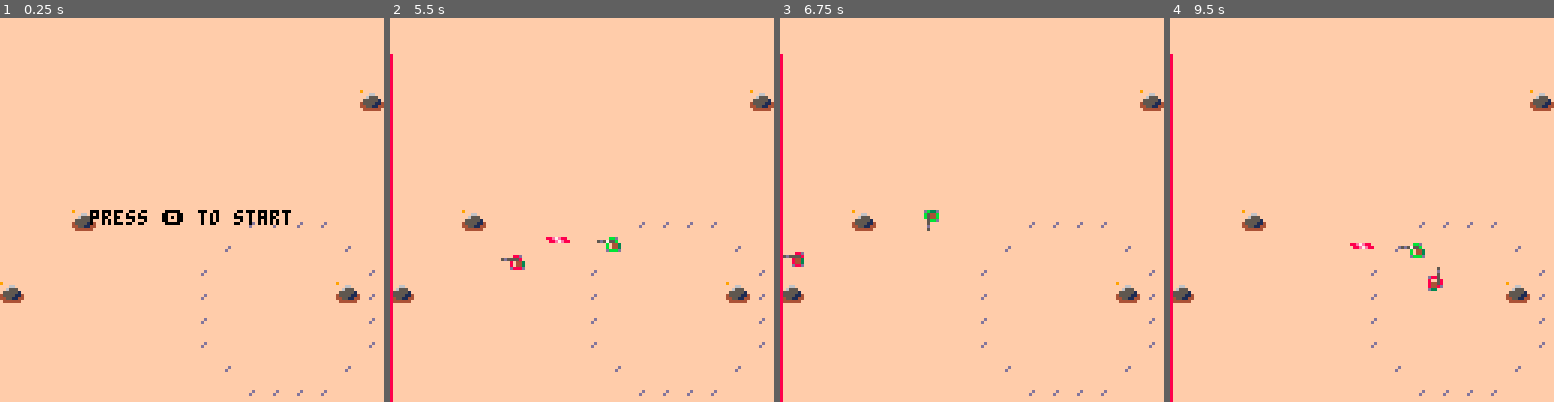
Above: before the commit, frames 1-4 (left to right).
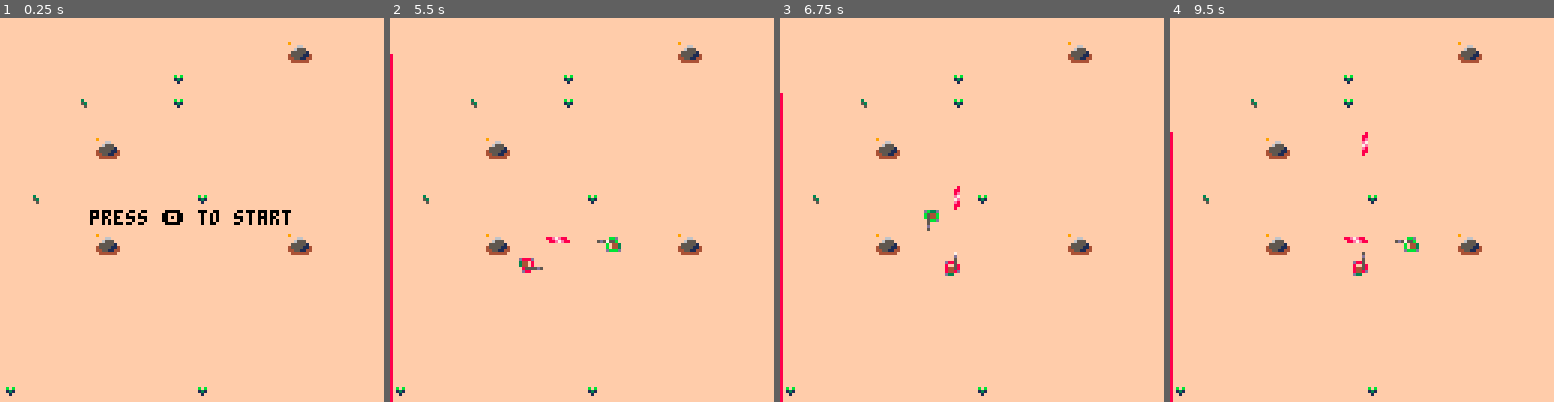
Above: after the commit, the same moments.

Repository: eduszesz/shmup
Game: PICO-8 cartridge topshooter.p8
Two runs of this game, one before a commit and one after it. Both use one fixed random seed, a clock stepped at 60 frames per second and the inputs below.
Inputs:
- Up to frame 1 (0.25 s): no input
- Up to frame 2 (5.5 s): tap O (Z key) at 0.33, 0.7, 1.43, 2.22, 3.1, 3.98, 4.87 s; tap X (X key) at 1.07, 2.07, 2.4, 2.73, 3.07, 3.4, 3.73, 4.07, 4.4, 4.73, 5.07, 5.4 s; hold Left 1.97-2.37 s; hold Down 2.42-2.82 s; hold Right 2.87-3.53 s; hold Up 3.58-4.08 s; hold Right 4.13-4.53 s; hold Down 4.58-5.08 s; hold Left from 5.13 s (still down)
- Up to frame 3 (6.75 s): tap X (X key) every 0.33 s from 5.73 to 6.73 s; tap O (Z key) at 5.75, 6.63 s; release Left at 5.8 s; hold Up 5.85-6.18 s; hold Left 6.23-6.63 s; hold Down from 6.68 s (still down)
- Up to frame 4 (9.5 s): tap X (X key) every 0.33 s from 7.07 to 9.4 s; release Down at 7.08 s; hold Right 7.13-7.8 s; tap O (Z key) at 7.52, 8.4, 9.28 s; hold Up 7.85-8.35 s; hold Right 8.4-8.8 s; hold Down 8.85-9.35 s; hold Left from 9.4 s (still down)

The runs differ from the first frame. In frame 1, 2.2% of the frame differs, in the area x 0-100%, y 6-99%; in frame 2, 2.4%; in frame 3, 2.6%; in frame 4, 3.1%.

Commit message:
new mkmap() function

Diff:
--- a/topshooter.p8
+++ b/topshooter.p8
@@ -7,7 +7,6 @@
 function _init()
 	t=0
 	initialize()
-	mkrocks()
 	mkmap()
 end
 
@@ -303,12 +302,6 @@
 	add(smoke,s)
 end
 
-function mkrocks()
-	for i=1,5 do
-		mset(rnd(16),rnd(16),48)
-	end
-end
-
 function mkenemies()
 	local pint={"up","down","left","right"}
 	local pi=rnd(pint)
@@ -716,18 +709,22 @@
 end
 
 function mkmap()
-	local tmp={{120,127,0,7},{16,23,8,15}}
-	local ofst={0,8}
-	local cx=rnd(ofst)
-	local cy=rnd(ofst)
-	local sp=rnd(tmp)
-	for y=sp[3],sp[4] do
-		for x=sp[1],sp[2] do
-			if sget(x,y)==1 then
-				mset(x-sp[1]+cx,y-sp[3]+cy,16)
-			end
-			if sget(x,y)==8 then
-				mset(x-sp[1]+cx,y-sp[3]+cy,17)
+	local tmp={{120,127,0,7},
+											{0,7,8,15},
+											{8,15,8,15},
+											{16,23,8,15}}
+	local mc={{1,19},{4,20},{8,21}}
+	for cx=0,8,8 do
+		for cy=0,8,8 do
+			local sp=rnd(tmp)
+			for y=sp[3],sp[4] do
+				for x=sp[1],sp[2] do
+					for i=1,#mc do
+						if sget(x,y)==mc[i][1] then
+							mset(x-sp[1]+cx,y-sp[3]+cy,mc[i][2])
+						end
+					end
+				end
 			end
 		end
 	end
@@ -819,5 +816,5 @@
 
 
 __gff__
-0000000000000000000000000000000000000004000404040400000000000000000000000000000000000000000000000100000000000000000000000000000000000000000000000000000000000000000000000000000000000000000000000000000000000000000000000000000000000000000000000000000000000000
+0000000000000000000000000000000000000000010004040400000000000000000000000000000000000000000000000000000000000000000000000000000000000000000000000000000000000000000000000000000000000000000000000000000000000000000000000000000000000000000000000000000000000000
 0000000000000000000000000000000000000000000000000000000000000000000000000000000000000000000000000000000000000000000000000000000000000000000000000000000000000000000000000000000000000000000000000000000000000000000000000000000000000000000000000000000000000000
Not shown, changed: 25 lines of the sprite sheet (__gfx__) section of topshooter.p8
